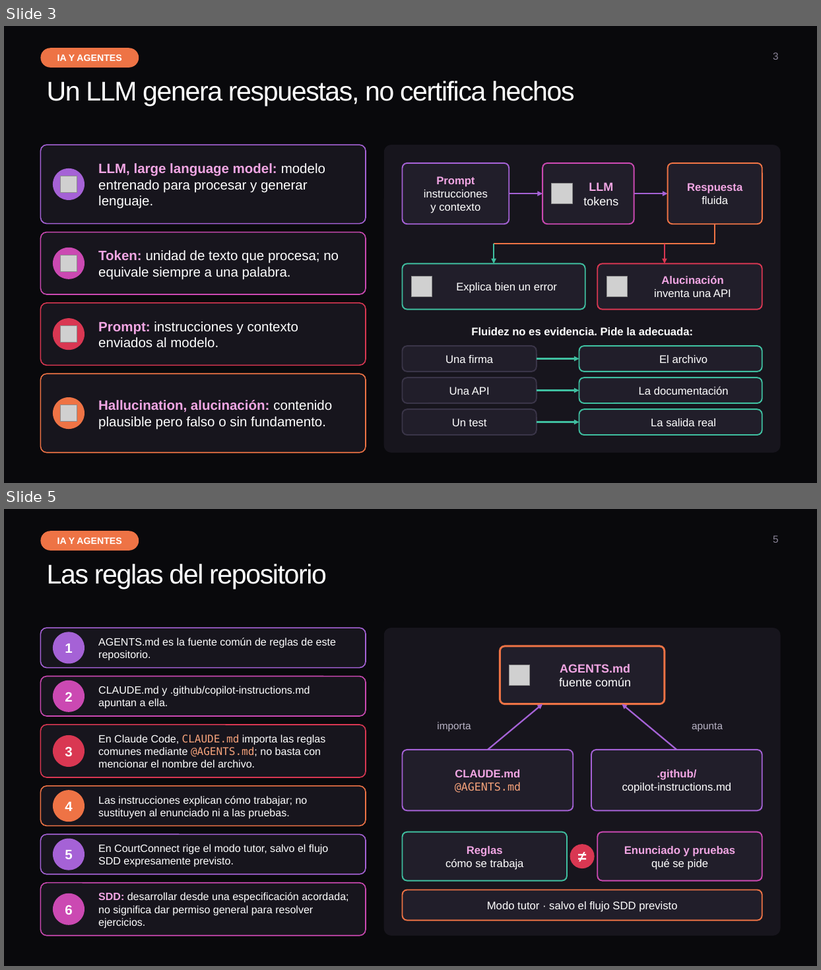
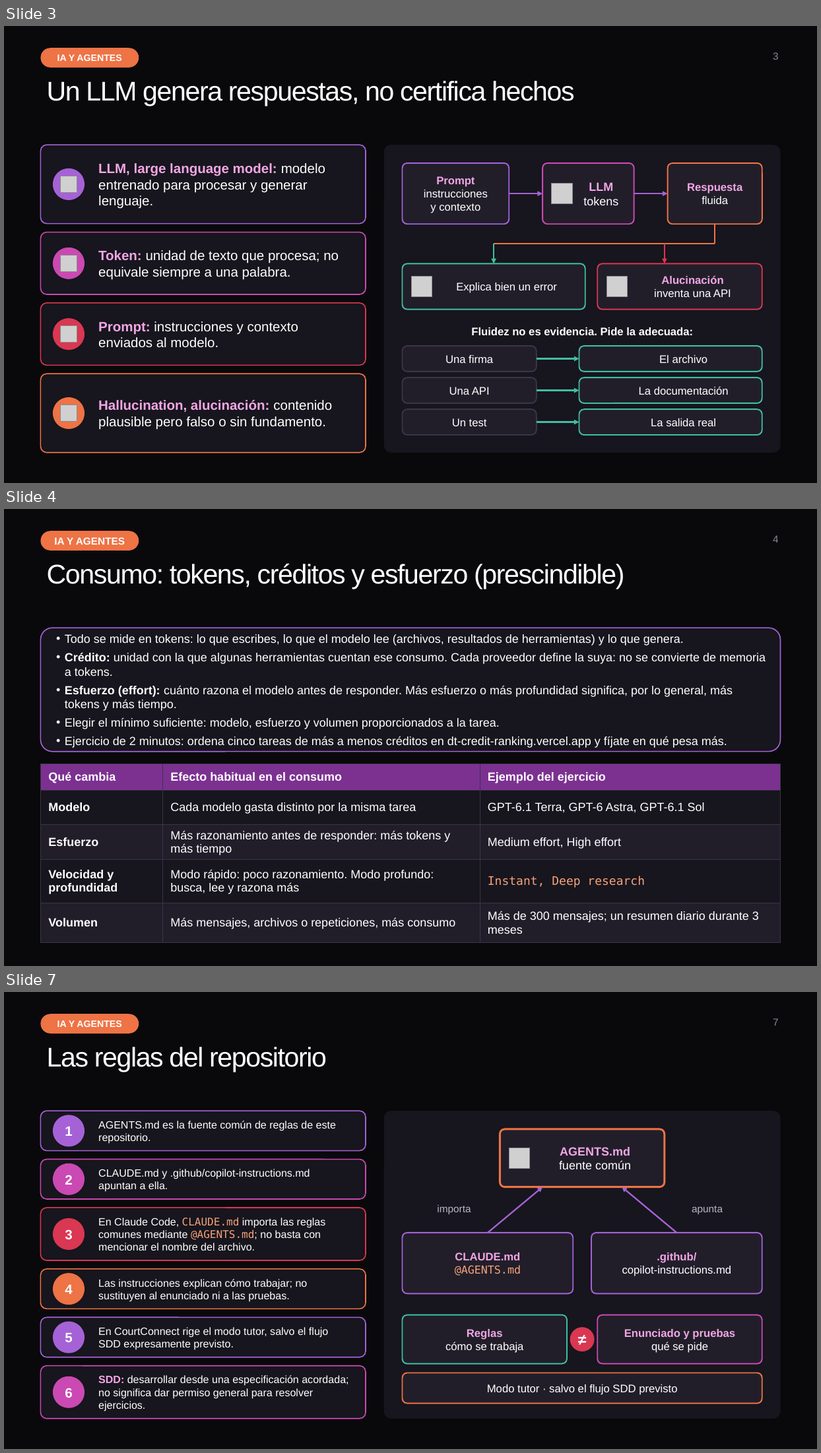
Before and after one commit to ybenzina/formacion-dotnet-junior, a slide deck: docs/masterclasses/masterclass-ai-agents.pptx. Shown one above the other, each under a label of ours: slides 3 and 5 before the commit, slides 3, 4 and 7 after it; the slides between them are not shown. The pictures are 821x970 and 821x1453 pixels, drawn with LibreOffice and Linux fonts; fonts in the diff are those of the drawing; grey boxes stand for pictures; background and template pictures are left out. Boxes give left, top, right and bottom in pixels: in the first picture for what was removed or moved away, otherwise in the second. Text is boxed around its words. In the diff, an @@ line names an element or a change of style, - is before the commit and + after.

```diff
--- a/docs/masterclasses/masterclass-ai-agents.pptx
+++ b/docs/masterclasses/masterclass-ai-agents.pptx
@@ slide 4 added at (x1=4, y1=509, x2=817, y2=966), background #09090C @@
@@ rounded rectangle added at (x1=40, y1=531, x2=139, y2=551), fill #EE7345, 12 pt, text #FFFFFF, bold @@
+IA Y AGENTES
@@ page number added at (x1=773, y1=535, x2=779, y2=543), 12 pt, text #8A8498 @@
+4
@@ title added at (x1=47, y1=563, x2=625, y2=590), 32 pt, text #FFFFFF @@
+Consumo: tokens, créditos y esfuerzo (prescindible)
@@ rounded rectangle added at (x1=40, y1=628, x2=781, y2=752), fill #17151D, outline #A562D6 1.25 pt @@
@@ text added at (x1=65, y1=634, x2=766, y2=748), 14 pt, text #FFFFFF @@
+• Todo se mide en tokens: lo que escribes, lo que el modelo lee (archivos, resultados de herramientas) y lo que genera.
+• Crédito: unidad con la que algunas herramientas cuentan ese consumo. Cada proveedor define la suya: no se convierte de memoria a tokens.
+• Esfuerzo (effort): cuánto razona el modelo antes de responder. Más esfuerzo o más profundidad significa, por lo general, más tokens y más tiempo.
+• Elegir el mínimo suficiente: modelo, esfuerzo y volumen proporcionados a la tarea.
+• Ejercicio de 2 minutos: ordena cinco tareas de más a menos créditos en dt-credit-ranking.vercel.app y fíjate en qué pesa más.
@@ table added at (x1=40, y1=764, x2=781, y2=943), 5 rows, 3 columns @@
+Qué cambia | Efecto habitual en el consumo | Ejemplo del ejercicio
+Modelo | Cada modelo gasta distinto por la misma tarea | GPT-6.1 Terra, GPT-6 Astra, GPT-6.1 Sol
+Esfuerzo | Más razonamiento antes de responder: más tokens y más tiempo | Medium effort, High effort
+Velocidad y profundidad | Modo rápido: poco razonamiento. Modo profundo: busca, lee y razona más | Instant, Deep research
+Volumen | Más mensajes, archivos o repeticiones, más consumo | Más de 300 mensajes; un resumen diario durante 3 meses
@@ what was slide 5 is now slide 7 @@
@@ page number at (x1=773, y1=1018, x2=779, y2=1026): text changed @@
-5
+7
```
Also in this commit, not shown: 3 slides changed, 1 other slide added, 1 other file.
